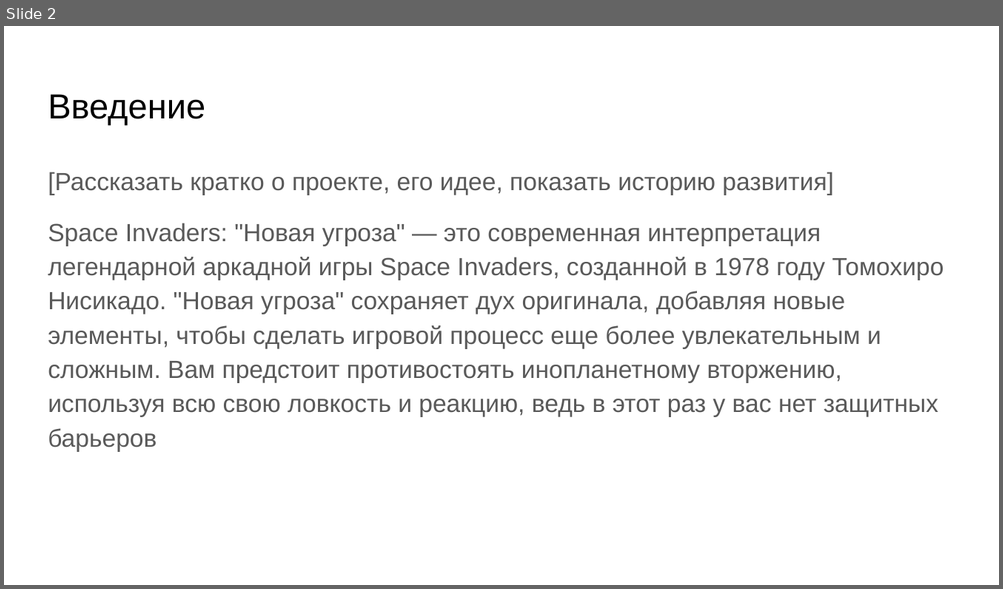
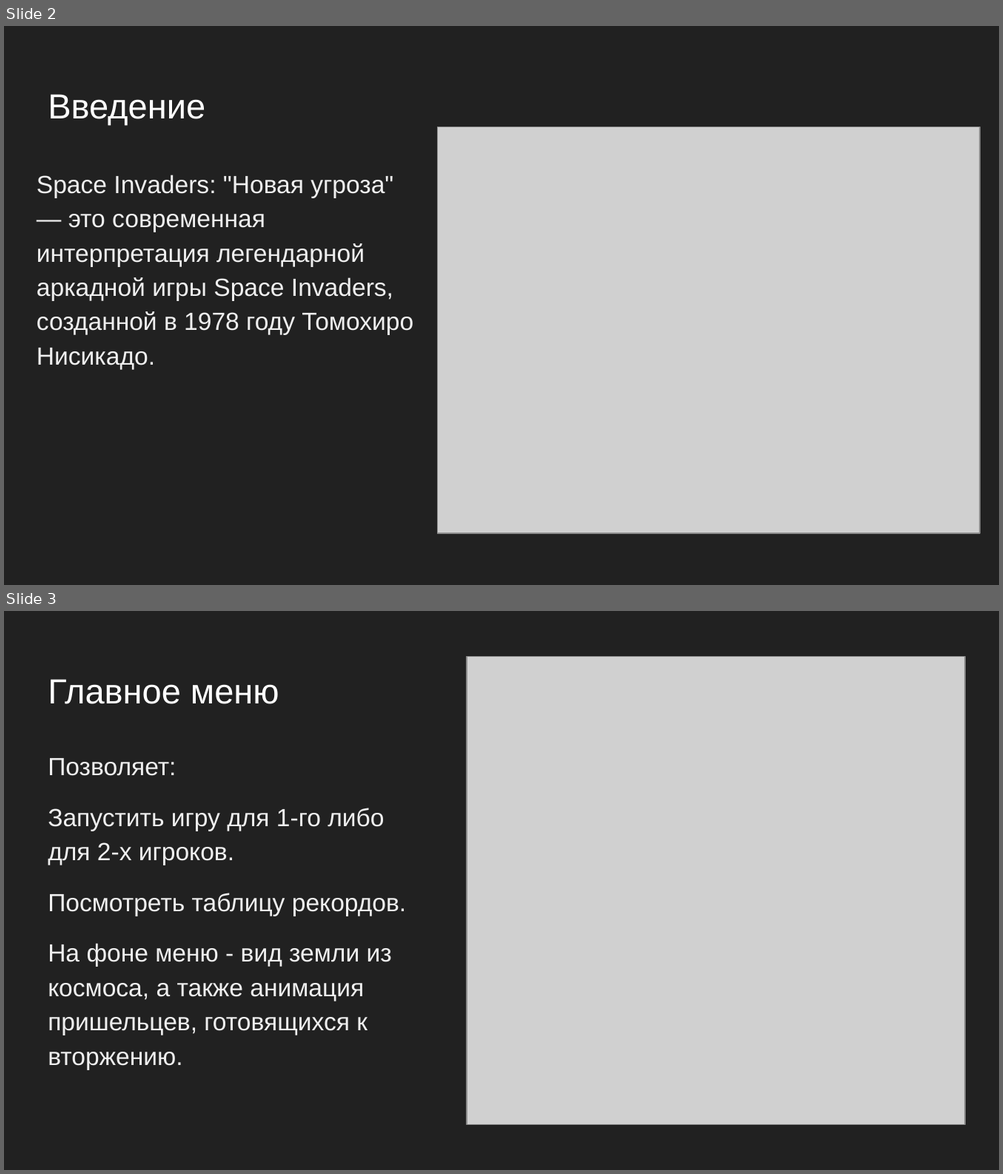
Before and after one commit to Tulishka/space_invaders_nt, a slide deck: docs/presentation.pptx. Shown one above the other, each under a label of ours: slide 2 before the commit, slides 2 and 3 after it. The pictures are 1003x589 and 1003x1174 pixels, drawn with LibreOffice and Linux fonts; fonts in the diff are those of the drawing; grey boxes stand for pictures. Boxes give left, top, right and bottom in pixels: in the first picture for what was removed or moved away, otherwise in the second. Text is boxed around its words. In the diff, an @@ line names an element or a change of style, - is before the commit and + after.

```diff
--- a/docs/presentation.pptx
+++ b/docs/presentation.pptx
@@ slide 3 added at (4,611,999,1170), background #212121 @@
@@ picture added at (466,657,965,1125) @@
@@ title added at (48,679,279,704), 25.2 pt, text #FFFFFF @@
+Главное меню
@@ text added at (48,758,406,1070), 18 pt, text #EFEFEF @@
+Позволяет:
+Запустить игру для 1-го либо для 2-х игроков.
+Посмотреть таблицу рекордов.
+На фоне меню - вид земли из космоса, а также анимация пришельцев, готовящихся к вторжению.
@@ slide 2 changed as well @@
@@ background #FFFFFF to #212121 @@
@@ title "Введение" at (48,94,205,125): text colour #000000 to #FFFFFF @@
@@ picture added at (437,127,979,533) @@
@@ text at (37,175,413,369): text changed; text colour #595959 to #EFEFEF @@
-[Рассказать кратко о проекте, его идее, показать историю развития]
-Space Invaders: "Новая угроза" — это современная интерпретация легендарной аркадной игры Space Invaders, созданной в 1978 году Томохиро Нисикадо. "Новая угроза" сохраняет дух оригинала, добавляя новые элементы, чтобы сделать игровой процесс еще более увлекательным и сложным. Вам предстоит противостоять инопланетному вторжению, используя всю свою ловкость и реакцию, ведь в этот раз у вас нет защитных барьеров
+Space Invaders: "Новая угроза" — это современная интерпретация легендарной аркадной игры Space Invaders, созданной в 1978 году Томохиро Нисикадо.
```
Also in this commit, not shown: 3 other slides changed, 7 other slides added, 9 slides removed.
